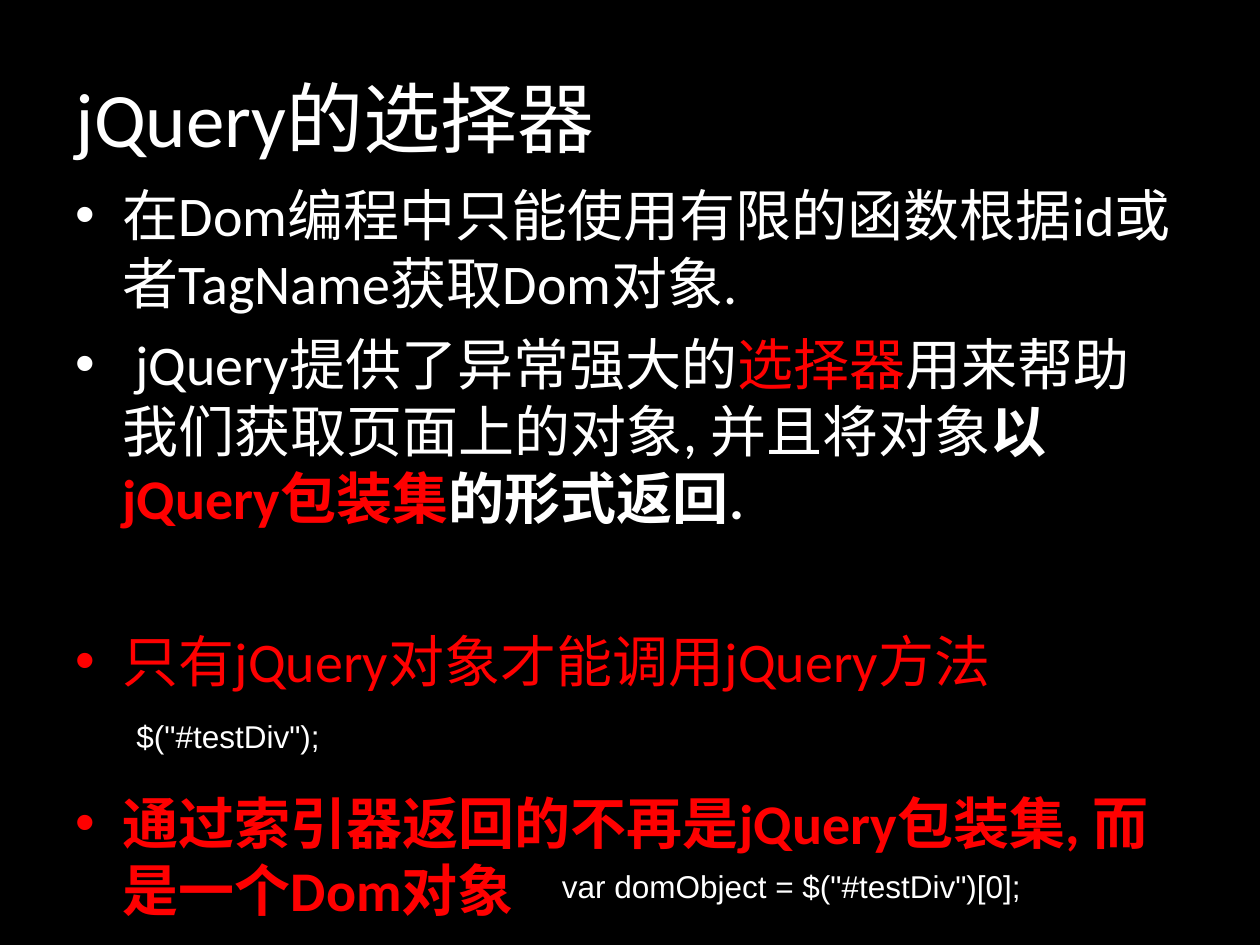
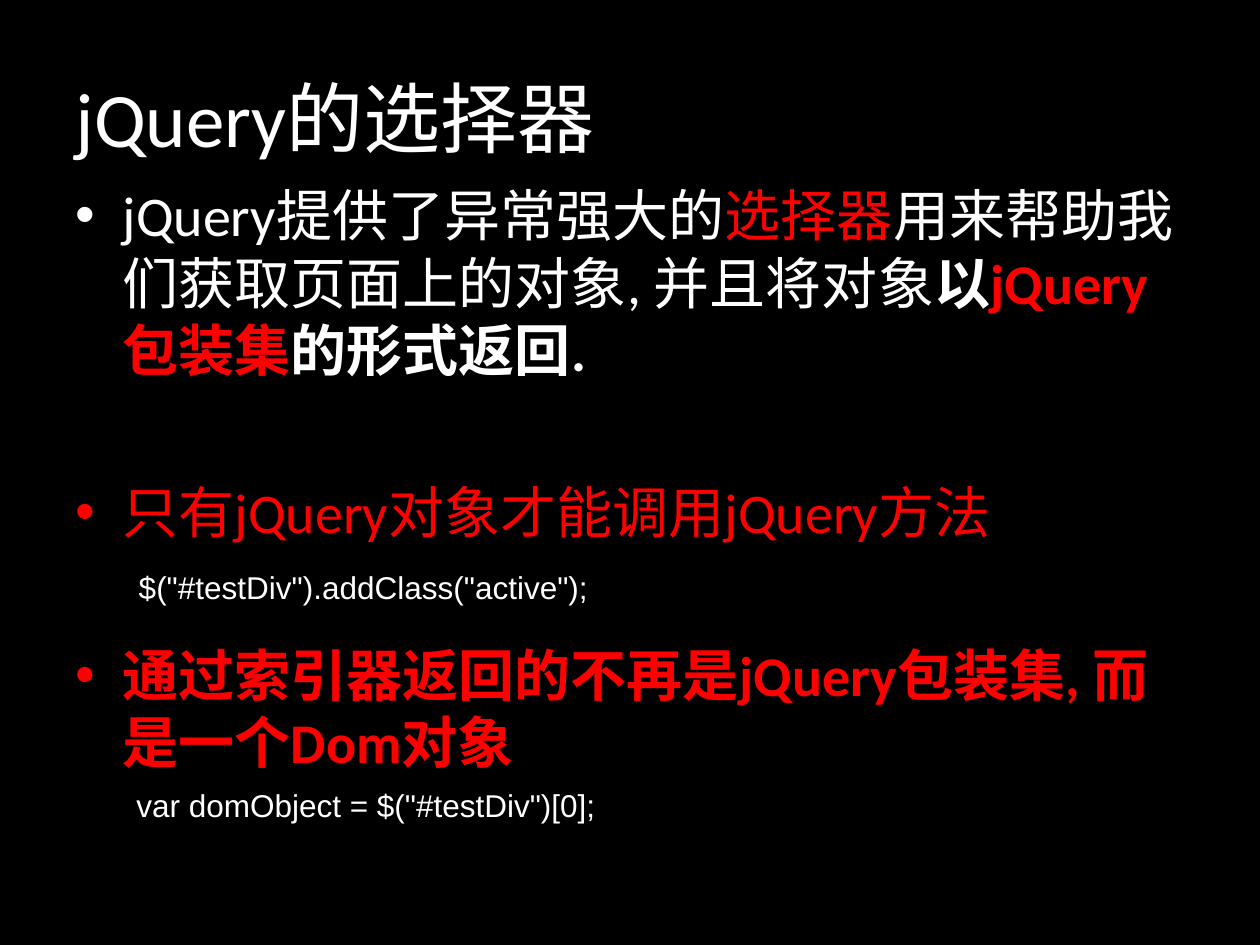
Before and after one commit to jianganglu/share-jquery-basic, a slide deck: slide 5 of jQuery基础应用.ppt. Drawn at 1260x945 pixels with LibreOffice and Linux fonts; fonts in the diff are those of the drawing. Boxes give left, top, right and bottom in pixels: in the first picture for what was removed or moved away, otherwise in the second. Text is boxed around its words. In the diff, an @@ line names an element or a change of style, - is before the commit and + after.

```diff
--- a/jQuery基础应用.ppt
+++ b/jQuery基础应用.ppt
@@ text at (x1=123, y1=188, x2=1171, y2=241): paragraph removed @@
-• 在Dom编程中只能使用有限的函数根据id或者TagName获取Dom对象.
@@ text added at (x1=139, y1=575, x2=588, y2=605), 18 pt, text #FFFFFF @@
+$("#testDiv").addClass("active");
@@ text removed at (x1=136, y1=724, x2=319, y2=754) @@
-$("#testDiv");
@@ text "var domObject = $("#testDiv")[0];" moved from (x1=562, y1=874, x2=1020, y2=904) to (x1=136, y1=793, x2=595, y2=823) @@
```
Also in this commit, not shown: 4 other slides changed, 1 slide added, 12 slides removed, 1 other file.
